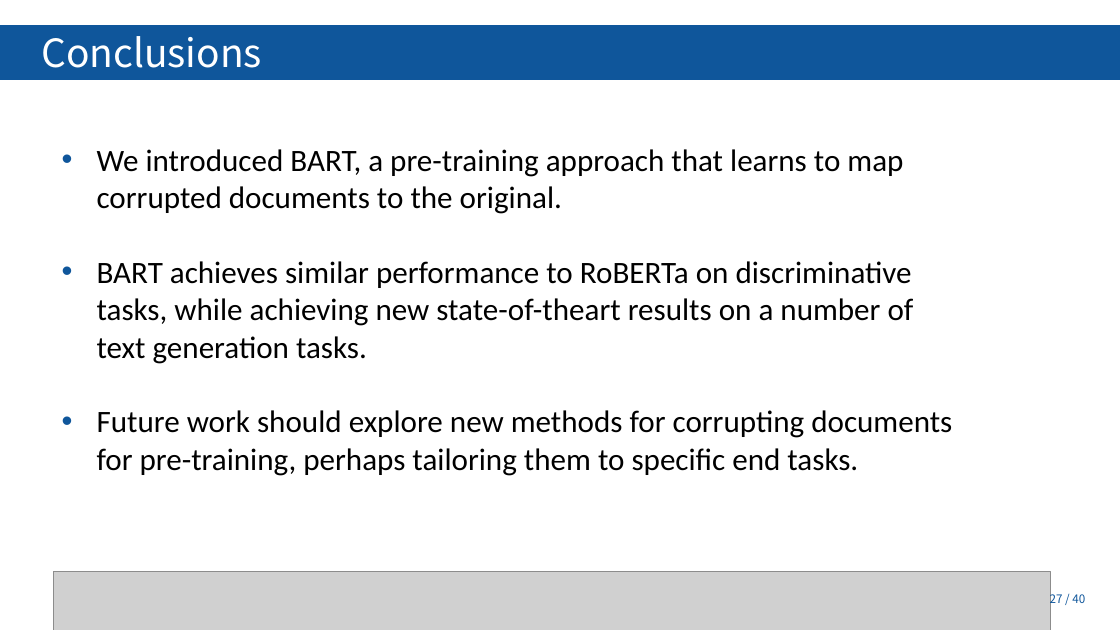
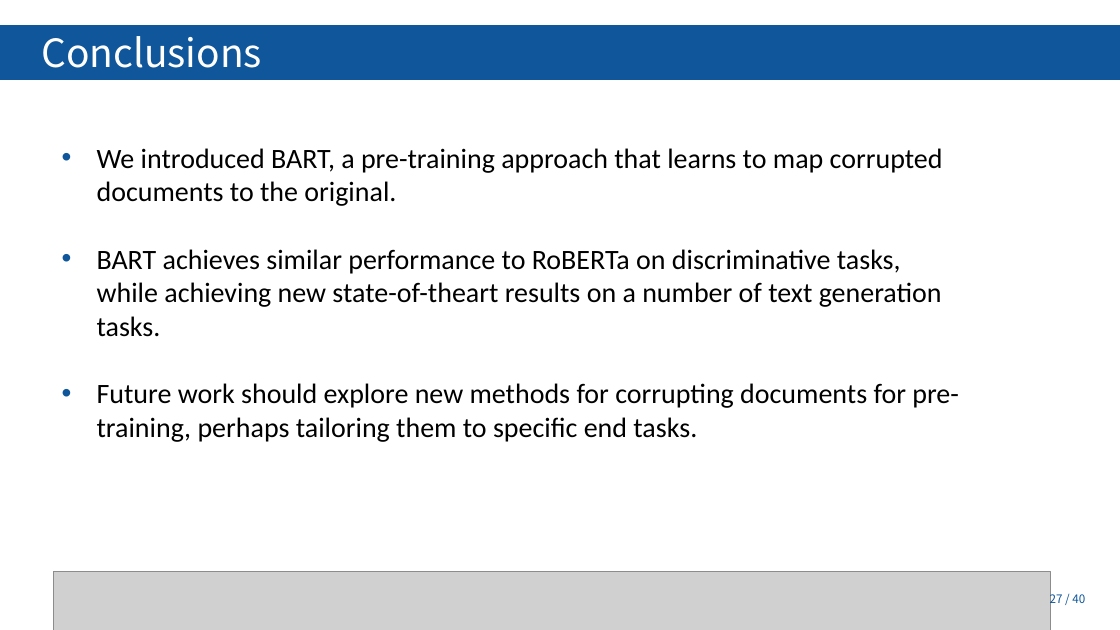
Before and after one commit to Tiabet/Paper-for-ML-DL, a slide deck: slide 27 of 세미나/BART_김정현.pptx. Drawn at 1120x630 pixels with LibreOffice and Linux fonts; fonts in the diff are those of the drawing; grey boxes stand for pictures; background and template pictures are left out. Boxes give left, top, right and bottom in pixels: in the first picture for what was removed or moved away, otherwise in the second. Text is boxed around its words. In the diff, an @@ line names an element or a change of style, - is before the commit and + after.

```diff
--- a/세미나/BART_김정현.pptx
+++ b/세미나/BART_김정현.pptx
@@ text "We introduced BART, a pre-training ..." at box(97, 148, 959, 442): size 40 to 36 pt @@
```
Also in this commit, not shown: 4 other slides changed.
